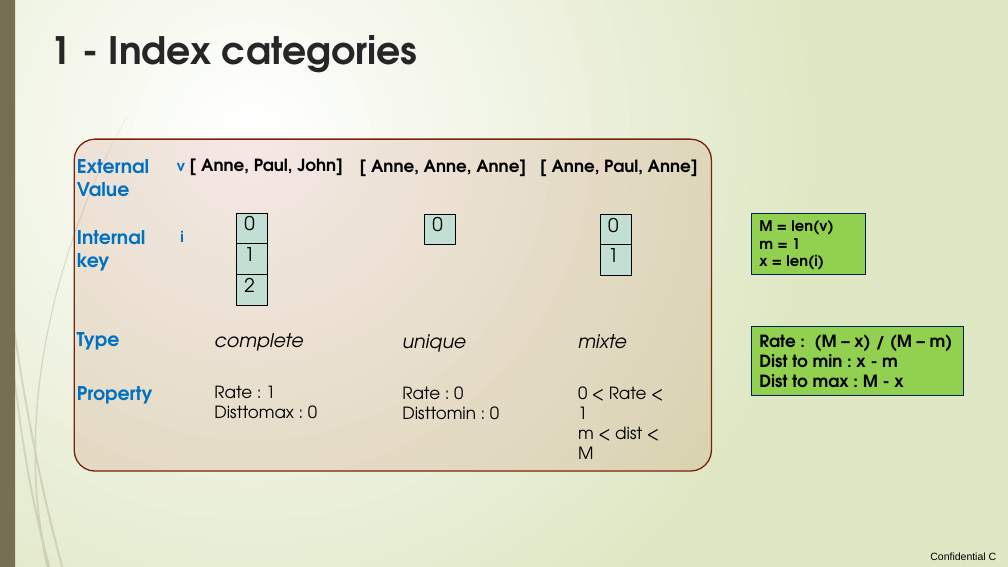
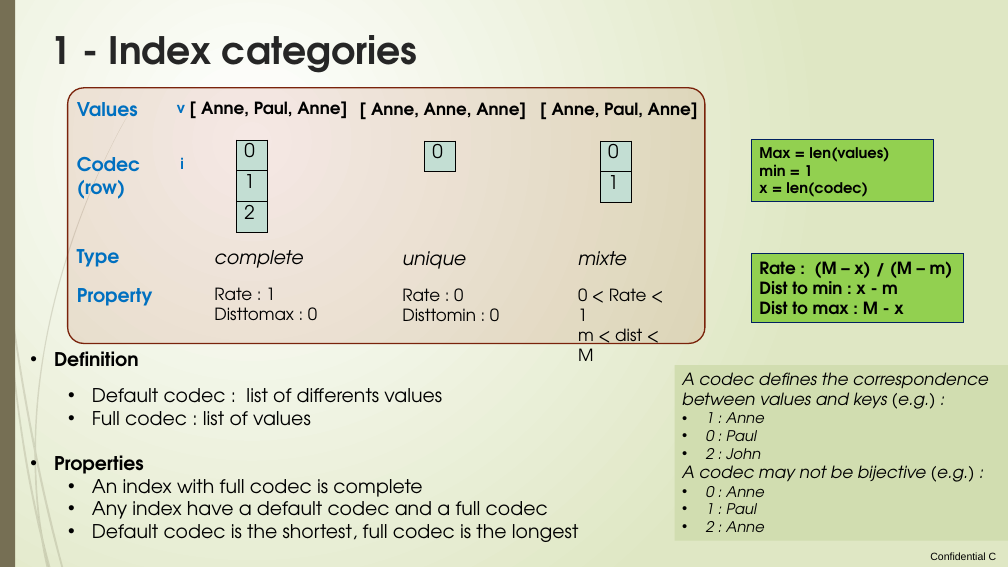
Before and after one commit to loco-philippe/Environmental-Sensing, a slide deck: slide 5 of documentation/ilist_technical.pptx. Drawn at 1008x567 pixels with LibreOffice and Linux fonts; fonts in the diff are those of the drawing. Boxes give left, top, right and bottom in pixels: in the first picture for what was removed or moved away, otherwise in the second. Text is boxed around its words. In the diff, an @@ line names an element or a change of style, - is before the commit and + after.

```diff
--- a/documentation/ilist_technical.pptx
+++ b/documentation/ilist_technical.pptx
@@ rounded rectangle: place and size @@
-rounded rectangle at <box>74,139,712,471</box>
+rounded rectangle at <box>68,88,706,343</box>
@@ text at <box>77,102,138,117</box>: text changed @@
-External Value
+Values
@@ text at <box>201,101,347,119</box>: text changed @@
-[ Anne, Paul, John]
+[ Anne, Paul, Anne]
@@ 3 texts: place and size @@
-3 texts at <box>177,159,698,176</box>
+3 texts at <box>177,102,698,119</box>
@@ rectangle "Max = len(values)": place and size @@
-rectangle "Max = len(values)" at <box>752,213,866,274</box>
+rectangle "Max = len(values)" at <box>752,140,934,201</box>
@@ text in rectangle at <box>759,147,889,197</box>: text changed @@
-M = len(v)
-m = 1
-x = len(i)
+Max = len(values)
+min = 1
+x = len(codec)
@@ text at <box>77,157,140,199</box>: text changed @@
-Internal key
+Codec
+(row)
@@ 4 texts: place and size @@
-4 texts at <box>77,332,627,352</box>
+4 texts at <box>77,249,627,269</box>
@@ 3 tables, 1 text, 1 rectangle: place and size @@
-3 tables, 1 text, 1 rectangle at <box>180,213,964,395</box>
+3 tables, 1 text, 1 rectangle at <box>180,140,964,322</box>
@@ text "Rate : 1": place and size @@
-text "Rate : 1" at <box>214,385,317,419</box>
+text "Rate : 1" at <box>214,287,317,321</box>
@@ 3 texts: place and size @@
-3 texts at <box>77,386,647,459</box>
+3 texts at <box>77,288,647,361</box>
@@ text added at <box>54,351,579,542</box>, 18 pt, text #000000 @@
+• Definition
+  • Default codec : list of differents values
+  • Full codec : list of values
+• Properties
+  • An index with full codec is complete
+  • Any index have a default codec and a full codec
+  • Default codec is the shortest, full codec is the longest
@@ rectangle added at <box>675,365,1008,541</box>, fill #D1DDB0, 16 pt, text #000000, italic @@
+A codec defines the correspondence between values and keys (e.g.) :
+• 1 : Anne
+• 0 : Paul
+• 2 : John
+A codec may not be bijective (e.g.) :
+• 0 : Anne
+• 1 : Paul
+• 2 : Anne
```
Also in this commit, not shown: 7 other slides changed, 3 slides added, 2 other files.
